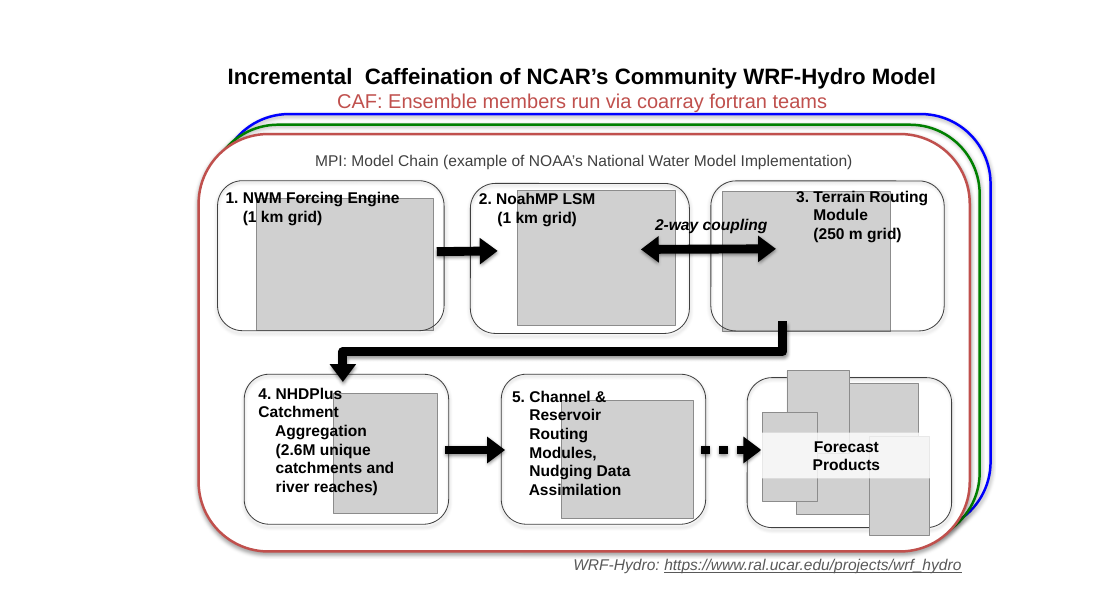
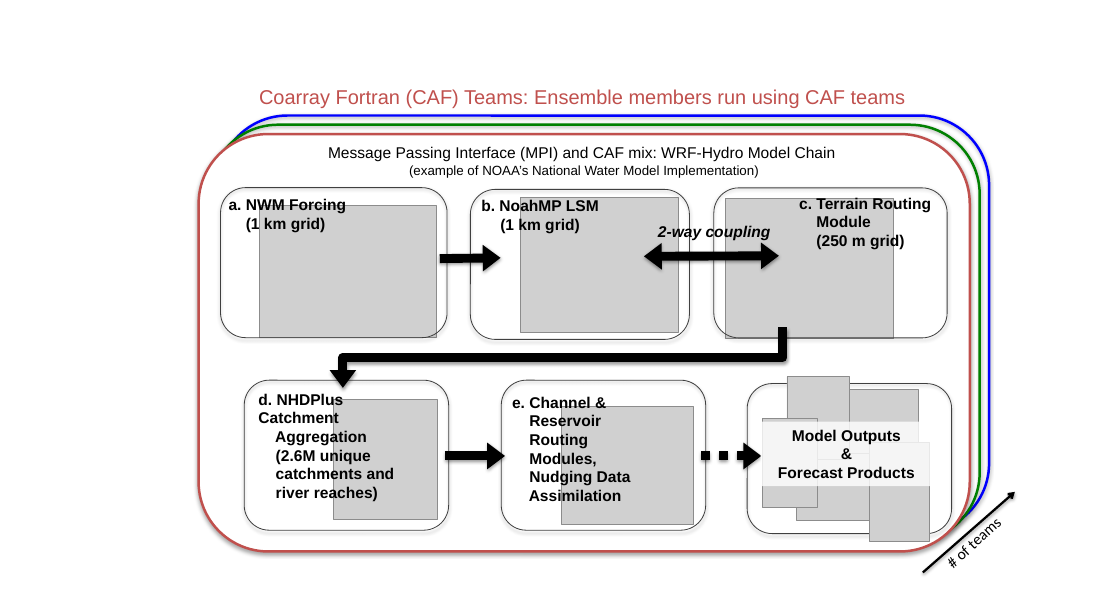
Before and after one commit to sourceryinstitute/wrf-hydro-paw2017, a slide deck: slide 1 of figures/WRF-Hydro-Ensemble-Chain.pptx. Drawn at 1120x600 pixels with LibreOffice and Linux fonts; fonts in the diff are those of the drawing; grey boxes stand for pictures. Boxes give left, top, right and bottom in pixels: in the first picture for what was removed or moved away, otherwise in the second. Text is boxed around its words. In the diff, an @@ line names an element or a change of style, - is before the commit and + after.

```diff
--- a/figures/WRF-Hydro-Ensemble-Chain.pptx
+++ b/figures/WRF-Hydro-Ensemble-Chain.pptx
@@ text at bbox=[259, 89, 905, 108]: text changed; size 20 to 18 pt; text colour #000000 to #C0504D; bold off @@
-Incremental Caffeination of NCAR’s Community WRF-Hydro Model
-CAF: Ensemble members run via coarray fortran teams
+Coarray Fortran (CAF) Teams: Ensemble members run using CAF teams
@@ text at bbox=[328, 146, 836, 178]: text changed; text colour #404040 to #000000 @@
-MPI: Model Chain (example of NOAA’s National Water Model Implementation)
+Message Passing Interface (MPI) and CAF mix: WRF-Hydro Model Chain
+(example of NOAA’s National Water Model Implementation)
@@ text at bbox=[229, 198, 346, 214]: text changed @@
-1. NWM Forcing Engine
+a. NWM Forcing
@@ picture: place and size @@
-picture at bbox=[257, 198, 434, 330]
+picture at bbox=[259, 206, 436, 338]
@@ text at bbox=[481, 199, 599, 215]: text changed @@
-2. NoahMP LSM
+b. NoahMP LSM
@@ text "c. Terrain Routing": place and size @@
-text "c. Terrain Routing" at bbox=[796, 189, 928, 242]
+text "c. Terrain Routing" at bbox=[799, 196, 931, 249]
@@ text at bbox=[799, 196, 931, 212]: text changed @@
-3. Terrain Routing
+c. Terrain Routing
@@ 3 texts, 2 pictures, 2 rounded rectangles, 1 arrow, 1 double arrow: place and size @@
-3 texts, 2 pictures, 2 rounded rectangles, 1 arrow, 1 double arrow at bbox=[218, 181, 945, 332]
+3 texts, 2 pictures, 2 rounded rectangles, 1 arrow, 1 double arrow at bbox=[221, 188, 947, 338]
@@ text at bbox=[258, 393, 344, 427]: text changed @@
-4. NHDPlus Catchment
+d. NHDPlus Catchment
@@ text at bbox=[512, 397, 590, 411]: text changed @@
-5. Channel &
+e. Channel &
@@ rectangle "Model Outputs": place and size @@
-rectangle "Model Outputs" at bbox=[761, 433, 933, 478]
+rectangle "Model Outputs" at bbox=[761, 422, 933, 486]
@@ text in rectangle at bbox=[778, 429, 914, 478]: text changed @@
-Forecast
-Products
+Model Outputs
+&
+Forecast Products
@@ 7 pictures, 4 rounded rectangles, 2 arrows, 1 elbow arrow: place and size @@
-7 pictures, 4 rounded rectangles, 2 arrows, 1 elbow arrow at bbox=[244, 183, 952, 535]
+7 pictures, 4 rounded rectangles, 2 arrows, 1 elbow arrow at bbox=[244, 190, 952, 542]
@@ arrow added from (923, 573) to (1015, 492), #000000 2 pt @@
@@ text added at bbox=[934, 503, 1013, 580], 14 pt, text #000000 @@
+# of teams
@@ text removed at bbox=[573, 558, 961, 573] @@
-WRF-Hydro: https://www.ral.ucar.edu/projects/wrf_hydro
```
Also in this commit, not shown: 2 other files.
